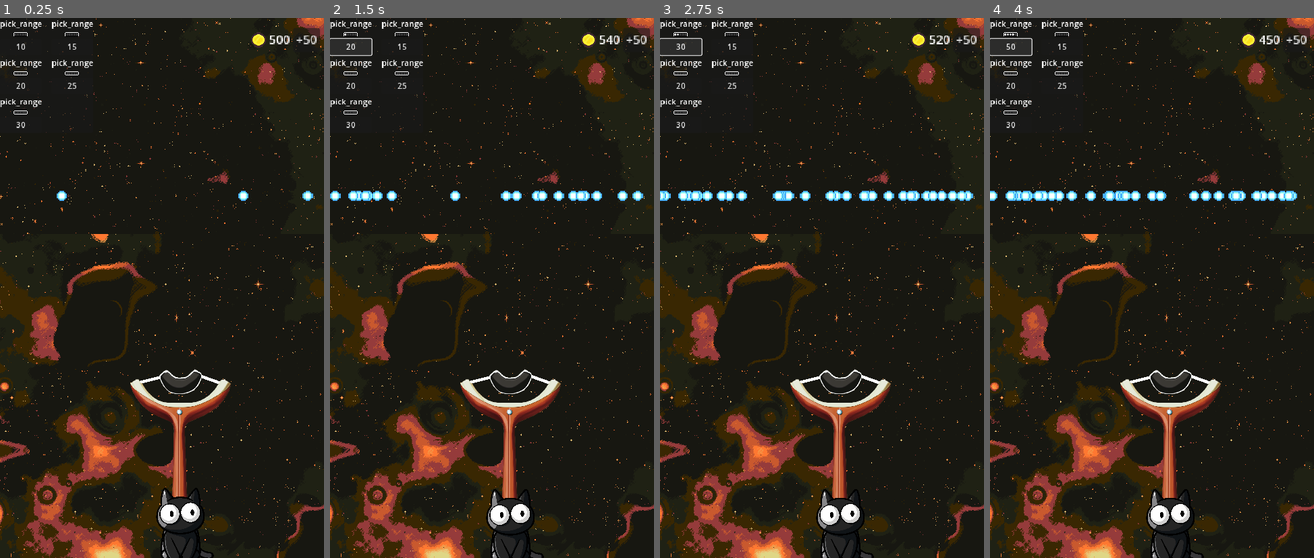
Above: before the commit, frames 1-4 (left to right).
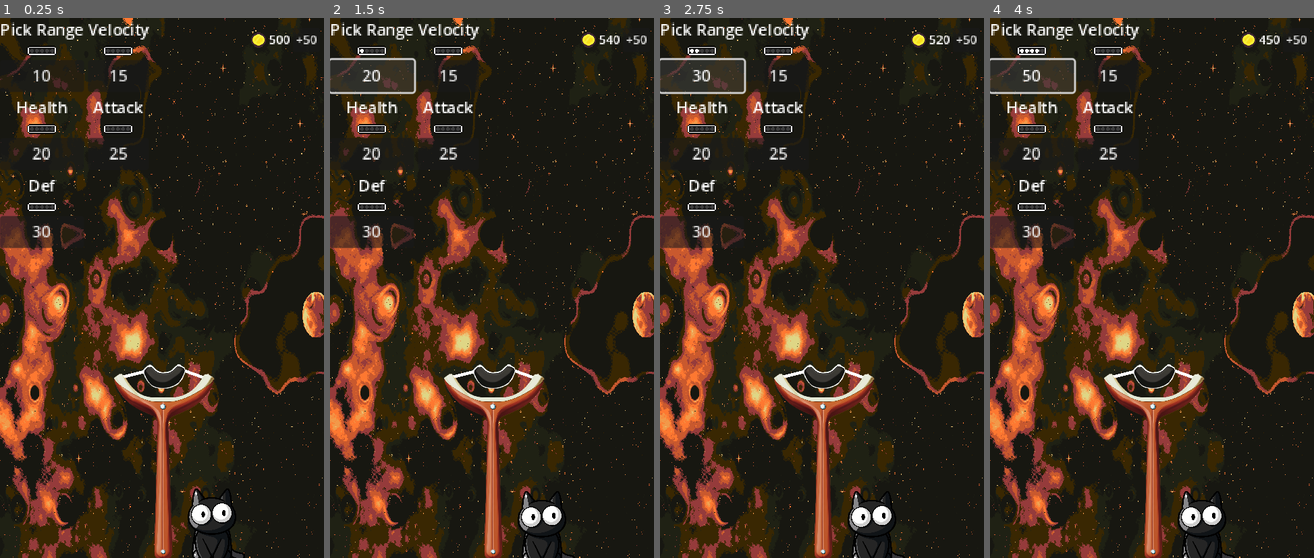
Above: after the commit, the same moments.

Repository: qiiiii24/release_game
Game: Godot game, scene res://Scene/main.tscn
The game is run twice, just before and just after one commit, with the same random seed, the same clock (stepped at 60 frames per second) and the same inputs.
Inputs:
- Up to frame 1 (0.25 s): no input
- Up to frame 2 (1.5 s): click "+50" at 0.5 s; click "10" at 1.25 s
- Up to frame 3 (2.75 s): click "20" at 2 s
- Up to frame 4 (4 s): click "30" at 2.75 s; click "40" at 3.5 s

The runs differ from the first frame. In frame 1, 37% of the frame differs, in the area x 0-100%, y 0-100%; in frame 2, 38%; in frame 3, 38%; in frame 4, 38%.

Commit message:
明天制作开始画面和背景

Diff:
--- a/Global Script/InventorySystem.gd
+++ b/Global Script/InventorySystem.gd
@@ -44,11 +44,11 @@
 # 拾取范围
 var pick_range : float = 9
 # 速度
-var initial_velocity_factor : float = 30
+var initial_velocity_factor : float = 40
 # 踏板所消耗能量
-var spring_consume_energy : int
+var spring_consume_energy : float
 # 踏板总能量
-var spring_total_energy
+var spring_total_energy : float
 # 踏板给玩家的速度
 var spring_velocity_factor : float = 15
 # 生成物概率(以什么为标准还没有确定)
@@ -68,7 +68,7 @@
 ## 增加游戏内金币
 func add_ingame_coins(amount: int) -> void:
 	ingame_coins += amount
-	ingame_coins_change.emit()
+	State_change.emit(null)
 
 # 升级能力
 func upgrade_ability(ability: ABILITY) -> void:
@@ -81,11 +81,11 @@
 	# 检查货币是否足够
 	if InventorySystem.ingame_coins >= cost:
 		# 扣除货币
-		InventorySystem.ingame_coins -= cost
+		InventorySystem.add_ingame_coins(-cost)
 		# 升级能力
 		abilities[ability] = current_level + 1
 
-		InventorySystem.ingame_coins_change.emit()
+		#InventorySystem.ingame_coins_change.emit()
 
 		change_ability_amount(ability)
 	else:
--- /dev/null
+++ b/Scene/UI/energy.tscn
@@ -0,0 +1,17 @@
+[gd_scene load_steps=4 format=3 uid="uid://cb3cfnhgl3arj"]
+
+[ext_resource type="Texture2D" uid="uid://dj8b0oas258vd" path="res://Assets/06.png" id="1_t3vsf"]
+
+[sub_resource type="AtlasTexture" id="AtlasTexture_pvjqp"]
+atlas = ExtResource("1_t3vsf")
+region = Rect2(195, 21, 42, 7)
+
+[sub_resource type="AtlasTexture" id="AtlasTexture_6uwd6"]
+atlas = ExtResource("1_t3vsf")
+region = Rect2(3, 21, 42, 7)
+
+[node name="Energy" type="TextureProgressBar"]
+offset_right = 42.0
+offset_bottom = 40.0
+texture_under = SubResource("AtlasTexture_pvjqp")
+texture_progress = SubResource("AtlasTexture_6uwd6")
--- a/Scene/UI/gold.gd
+++ b/Scene/UI/gold.gd
@@ -6,14 +6,13 @@
 var gold : int = 0
 
 func _ready() -> void:
-	change_gold()
-	InventorySystem.ingame_coins_change.connect(change_gold)
+	change_gold(null)
+	InventorySystem.State_change.connect(change_gold)
 
-func change_gold() -> void:
+func change_gold(type) -> void:
 	gold = InventorySystem.ingame_coins
 	label.text = str(gold)
 
 
 func _on_button_pressed() -> void:
-	InventorySystem.ingame_coins += 50
-	InventorySystem.ingame_coins_change.emit()
+	InventorySystem.add_ingame_coins(50)
--- a/Scene/UI/shop.tscn
+++ b/Scene/UI/shop.tscn
@@ -3,31 +3,32 @@
 [ext_resource type="Script" path="res://Scene/UI/shop.gd" id="1_aafap"]
 [ext_resource type="PackedScene" uid="uid://cvrjsbvg2um0h" path="res://Scene/UI/shop_item.tscn" id="2_vr8e3"]
 
-[node name="Shop" type="PanelContainer"]
-offset_right = 170.0
-offset_bottom = 72.0
+[node name="Shop" type="GridContainer"]
+offset_right = 186.0
+offset_bottom = 272.0
+scale = Vector2(2, 2)
+columns = 2
 script = ExtResource("1_aafap")
 
-[node name="Grid" type="GridContainer" parent="."]
-layout_mode = 2
-theme_override_constants/h_separation = 20
-columns = 2
-
-[node name="ShopItem" parent="Grid" instance=ExtResource("2_vr8e3")]
+[node name="ShopItem" parent="." instance=ExtResource("2_vr8e3")]
 layout_mode = 2
 
-[node name="ShopItem2" parent="Grid" instance=ExtResource("2_vr8e3")]
+[node name="ShopItem2" parent="." instance=ExtResource("2_vr8e3")]
 layout_mode = 2
 ability = 1
+item_name = "Velocity"
 
-[node name="ShopItem3" parent="Grid" instance=ExtResource("2_vr8e3")]
+[node name="ShopItem3" parent="." instance=ExtResource("2_vr8e3")]
 layout_mode = 2
 ability = 2
+item_name = "Health"
 
-[node name="ShopItem4" parent="Grid" instance=ExtResource("2_vr8e3")]
+[node name="ShopItem4" parent="." instance=ExtResource("2_vr8e3")]
 layout_mode = 2
 ability = 3
+item_name = "Attack"
 
-[node name="ShopItem5" parent="Grid" instance=ExtResource("2_vr8e3")]
+[node name="ShopItem5" parent="." instance=ExtResource("2_vr8e3")]
 layout_mode = 2
 ability = 4
+item_name = "Def"
--- a/Scene/UI/shop_item.gd
+++ b/Scene/UI/shop_item.gd
@@ -6,13 +6,17 @@
 # 初始value应为0.1， 第一个为0.26，相差0.16
 @onready var level: TextureProgressBar = %Level
 @onready var buy_button: Button = %BuyButton
+@onready var label: Label = $Label
 
 @export var  ability := InventorySystem.ABILITY.PICK_RANGE
+
+@export var item_name : String
 
 func _ready() -> void:
 	change_ui(null)
 	buy_button.pressed.connect(buy)
 	InventorySystem.State_change.connect(change_ui)
+
 
 func buy() -> void:
 	InventorySystem.bought.emit(ability)
@@ -22,6 +26,9 @@
 
 	var current_level := InventorySystem.get_ability_level(ability)
 	var cost = InventorySystem.ability_upgrade_cost[ability].call(current_level)
+
+	# 改名称
+	label.text = str(item_name)
 
 	# 改进度条
 	level.value = 0.1 + current_level * 0.16
--- a/Scene/UI/shop_item.tscn
+++ b/Scene/UI/shop_item.tscn
@@ -1,9 +1,7 @@
-[gd_scene load_steps=6 format=3 uid="uid://cvrjsbvg2um0h"]
+[gd_scene load_steps=5 format=3 uid="uid://cvrjsbvg2um0h"]
 
 [ext_resource type="Script" path="res://Scene/UI/shop_item.gd" id="1_w61p6"]
 [ext_resource type="Texture2D" uid="uid://dj8b0oas258vd" path="res://Assets/06.png" id="2_4lp0m"]
-
-[sub_resource type="StyleBoxTexture" id="StyleBoxTexture_7e2ix"]
 
 [sub_resource type="AtlasTexture" id="AtlasTexture_vv0xl"]
 atlas = ExtResource("2_4lp0m")
@@ -13,27 +11,18 @@
 atlas = ExtResource("2_4lp0m")
 region = Rect2(1, 3, 30, 10)
 
-[node name="ShopItem" type="PanelContainer"]
-anchors_preset = 15
-anchor_right = 1.0
-anchor_bottom = 1.0
-offset_right = -565.0
-offset_bottom = -1008.0
-grow_horizontal = 2
-grow_vertical = 2
-scale = Vector2(2.5, 2.5)
-theme_override_styles/panel = SubResource("StyleBoxTexture_7e2ix")
+[node name="ShopItem" type="VBoxContainer"]
+offset_right = 150.0
+offset_bottom = 84.0
 script = ExtResource("1_w61p6")
+item_name = "Pick Range"
 
-[node name="VBoxContainer" type="VBoxContainer" parent="."]
-layout_mode = 2
-
-[node name="Label" type="Label" parent="VBoxContainer"]
+[node name="Label" type="Label" parent="."]
 layout_mode = 2
 text = "pick_range"
 horizontal_alignment = 1
 
-[node name="Level" type="TextureProgressBar" parent="VBoxContainer"]
+[node name="Level" type="TextureProgressBar" parent="."]
 unique_name_in_owner = true
 layout_mode = 2
 size_flags_horizontal = 4
@@ -43,7 +32,7 @@
 texture_under = SubResource("AtlasTexture_vv0xl")
 texture_progress = SubResource("AtlasTexture_tmdsr")
 
-[node name="BuyButton" type="Button" parent="VBoxContainer"]
+[node name="BuyButton" type="Button" parent="."]
 unique_name_in_owner = true
 layout_mode = 2
 text = "upgrade"
--- a/Scene/coin.gd
+++ b/Scene/coin.gd
@@ -19,4 +19,4 @@
 
 
 func _random_position() -> void:
-	position.x = randi_range(0,1080)
+	position.x = randi_range(0,648)
--- a/Scene/coin.tscn
+++ b/Scene/coin.tscn
@@ -24,7 +24,7 @@
 shape = SubResource("CircleShape2D_e1gwg")
 
 [node name="Timer" type="Timer" parent="."]
-wait_time = 3.0
+wait_time = 10.0
 one_shot = true
 autostart = true
 
--- a/Scene/generators.gd
+++ b/Scene/generators.gd
@@ -9,15 +9,23 @@
 	set(value):
 		generator_position = min(generator_position, value)
 
+var can_generate : bool = false
+
 func _physics_process(delta: float) -> void:
 	generator_position = player.position.y - 648
 	position.y = generator_position
 
 func _ready() -> void:
-	timer.timeout.connect(_generate_coin)
+	timer.timeout.connect(_generate_coin) #每0.05秒生成一个
+	player.start.connect(start_generate)
+
+
+func start_generate() -> void:
+	can_generate = true
 
 
 func _generate_coin() -> void:
+	if not can_generate : return
 	var coin := COIN.instantiate()
 	coin.position = position
 	get_parent().add_child(coin)
--- a/Scene/main.tscn
+++ b/Scene/main.tscn
@@ -18,9 +18,10 @@
 size = Vector2(12, 4177.5)
 
 [sub_resource type="RectangleShape2D" id="RectangleShape2D_h1ycp"]
-size = Vector2(1080, 384)
+size = Vector2(658, 384)
 
 [node name="Main" type="Node2D"]
+metadata/_edit_horizontal_guides_ = [1081.0]
 
 [node name="ParallaxBackground" type="ParallaxBackground" parent="."]
 
@@ -38,16 +39,17 @@
 offset_bottom = 3000.0
 grow_horizontal = 2
 grow_vertical = 2
+scale = Vector2(0.60209, 1)
 size_flags_horizontal = 4
 size_flags_vertical = 4
 texture = ExtResource("1_s07e7")
 
 [node name="Camera2D" type="Camera2D" parent="."]
-position = Vector2(549, 328)
+position = Vector2(549, 547)
 scale = Vector2(6, 6)
 limit_left = 0
-limit_right = 1080
-limit_bottom = 648
+limit_right = 648
+limit_bottom = 1080
 limit_smoothed = true
 
 [node name="Generators" parent="." instance=ExtResource("4_5s2md")]
@@ -58,7 +60,7 @@
 script = ExtResource("5_4hx0k")
 
 [node name="StaticBody2D" type="StaticBody2D" parent="Wall"]
-position = Vector2(220, 0)
+position = Vector2(-5, 0)
 collision_layer = 2
 collision_mask = 2
 
@@ -67,7 +69,7 @@
 shape = SubResource("RectangleShape2D_yp7ko")
 
 [node name="StaticBody2D2" type="StaticBody2D" parent="Wall"]
-position = Vector2(880, 0)
+position = Vector2(656, 0)
 collision_layer = 2
 collision_mask = 2
 
@@ -76,18 +78,18 @@
 shape = SubResource("RectangleShape2D_yp7ko")
 
 [node name="Floor" type="StaticBody2D" parent="."]
+position = Vector2(320, 1273)
 
 [node name="CollisionShape2D" type="CollisionShape2D" parent="Floor"]
-position = Vector2(540, 837)
 shape = SubResource("RectangleShape2D_h1ycp")
 
 [node name="SlingShot" parent="." node_paths=PackedStringArray("player") instance=ExtResource("6_yidns")]
-position = Vector2(586, 478)
+position = Vector2(328, 899)
 scale = Vector2(2, 2)
 player = NodePath("../Player")
 
 [node name="Player" parent="." node_paths=PackedStringArray("sling_shot", "move_camera") instance=ExtResource("2_vs64h")]
-position = Vector2(589, 570)
+position = Vector2(427, 1003)
 scale = Vector2(6, 6)
 collision_layer = 3
 collision_mask = 3
--- a/Scene/player.gd
+++ b/Scene/player.gd
@@ -1,5 +1,7 @@
 extends CharacterBody2D
 class_name Player
+
+signal start
 
 const BOUNCE_SPEED := 0.8
 
@@ -81,6 +83,7 @@
 	camera_can_move = true
 	velocity += speed
 	launching = true
+	start.emit()
 
 
 ## 点击玩家就会跟着鼠标走
